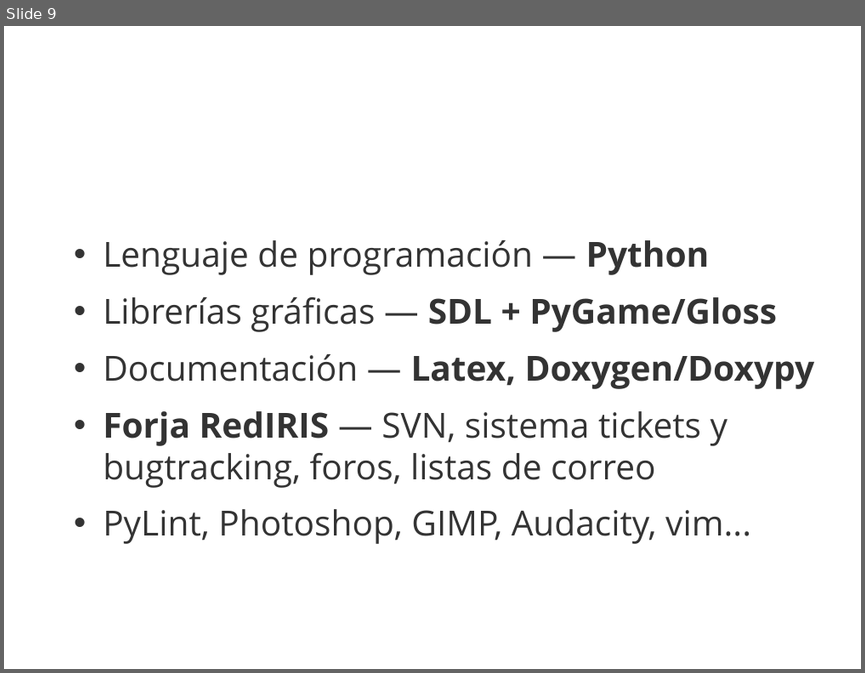
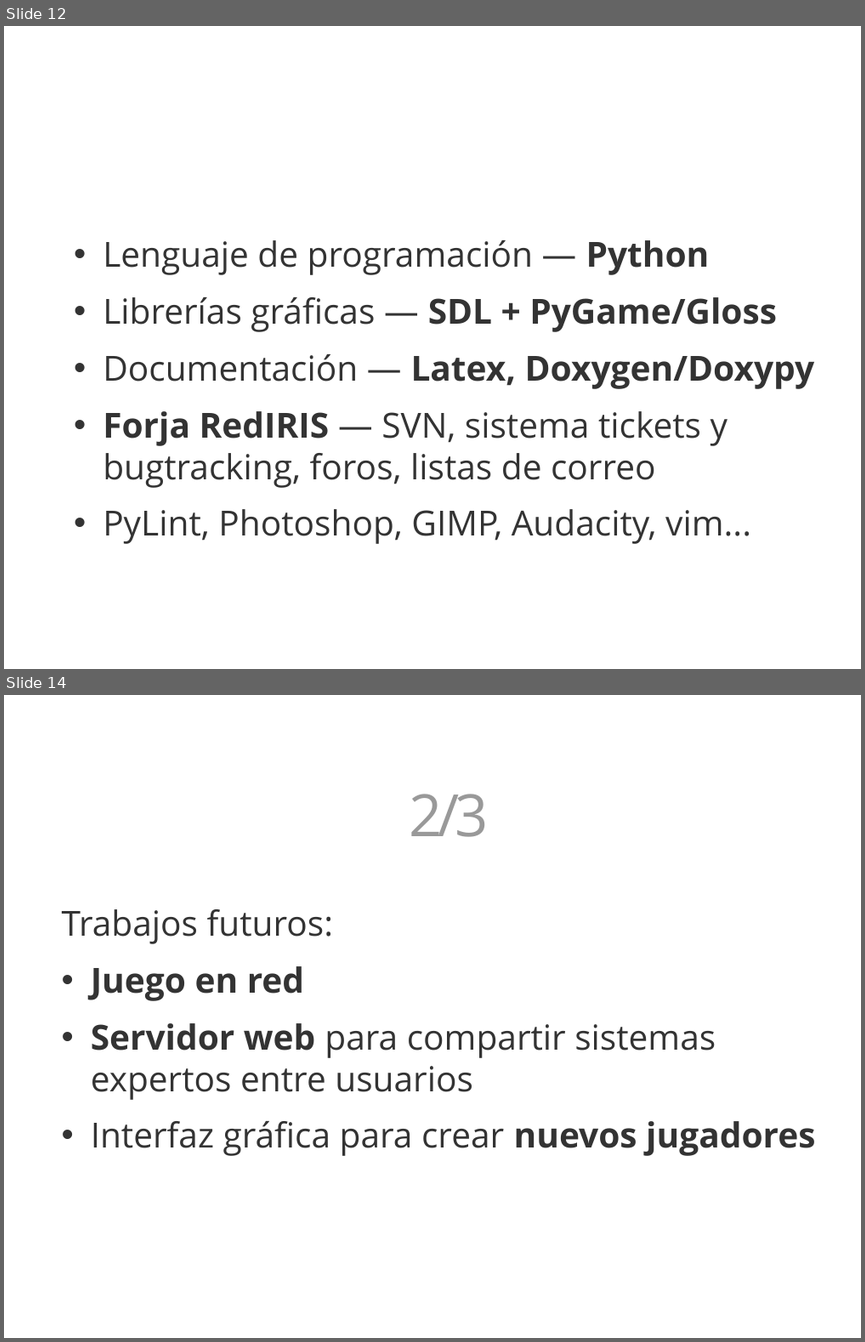
Before and after one commit to 3oheme/dominous, a slide deck: docs/presentacion/presentacion.odp. Shown one above the other, each under a label of ours: slide 9 before the commit, slides 12 and 14 after it; the slides between them are not shown. The pictures are 865x673 and 865x1342 pixels, drawn with LibreOffice and Linux fonts; fonts in the diff are those of the drawing; background and template pictures are left out. Boxes give left, top, right and bottom in pixels: in the first picture for what was removed or moved away, otherwise in the second. Text is boxed around its words. In the diff, an @@ line names an element or a change of style, - is before the commit and + after.

```diff
--- a/docs/presentacion/presentacion.odp
+++ b/docs/presentacion/presentacion.odp
@@ slide 14 added at (4,695,861,1338), background picture (left out) @@
@@ text added at (409,794,488,837), 54 pt, text #FFFFFF, bold @@
+Conclusiones 2/3
@@ text added at (62,909,815,1156), 32 pt, text #333333 @@
+Trabajos futuros:
+• Juego en red
+• Servidor web para compartir sistemas expertos entre usuarios
+• Interfaz gráfica para crear nuevos jugadores
@@ what was slide 9 is now slide 12 @@
```
Also in this commit, not shown: 1 slide changed, 6 other slides added, 1 other file.
